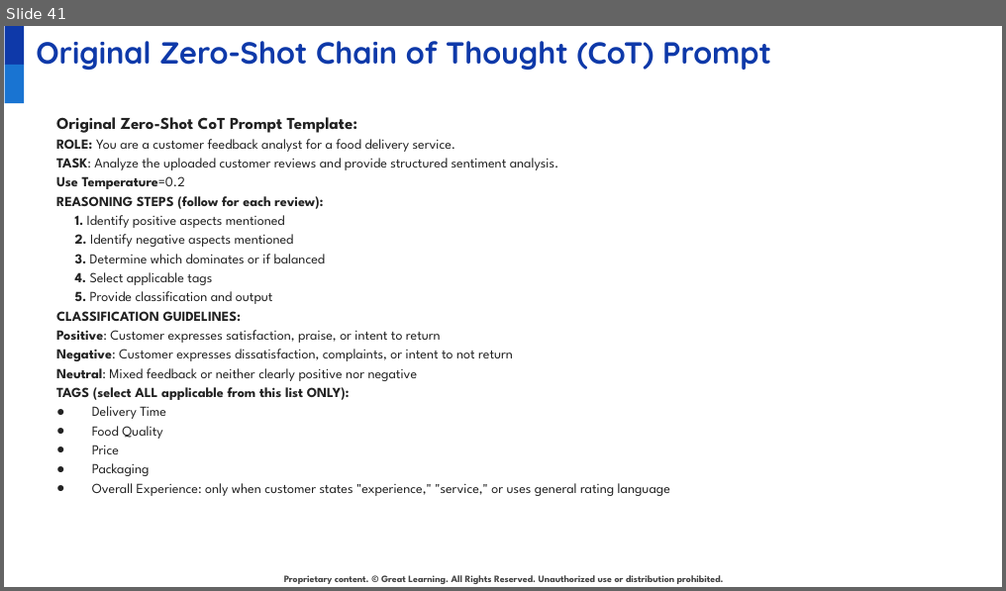
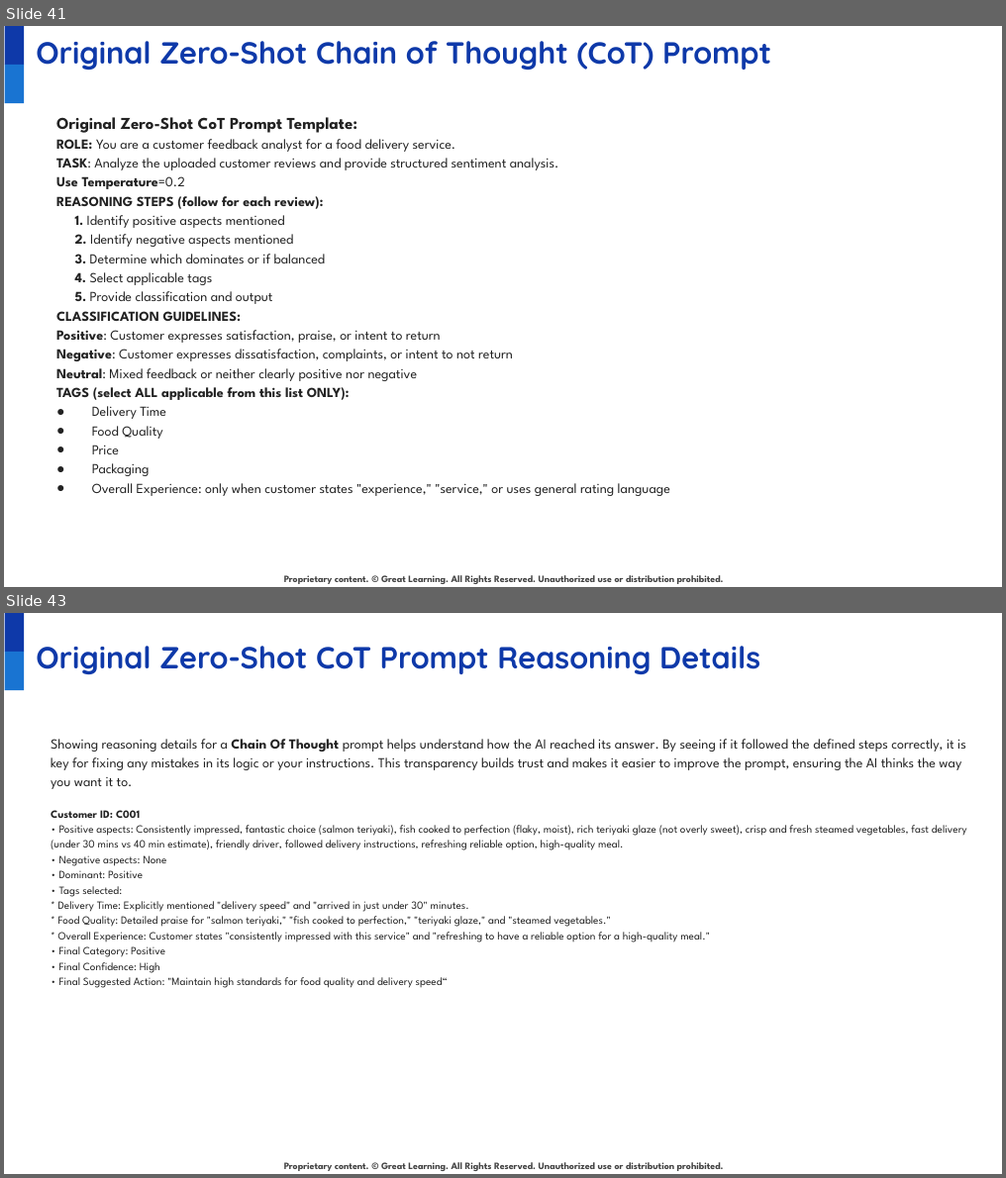
Before and after one commit to juanbucz/GreatLearning-TermProjects, a slide deck: GenAI-Powered Food Delivery Sentiment Analysis/Project Presentation - Business Applications of GenAI - John Buczkowski.pptx. Shown one above the other, each under a label of ours: slide 41 before the commit, slides 41 and 43 after it; the slides between them are not shown. The pictures are 1006x591 and 1006x1178 pixels, drawn with LibreOffice and Linux fonts; fonts in the diff are those of the drawing; background and template pictures are left out. Boxes give left, top, right and bottom in pixels: in the first picture for what was removed or moved away, otherwise in the second. Text is boxed around its words. In the diff, an @@ line names an element or a change of style, - is before the commit and + after.

Commit message:
GenAI - Food Delivery Sentiment Analysis - Zero-Shot and Few Shot Chain of Thought models

```diff
--- a/GenAI-Powered Food Delivery Sentiment Analysis/Project Presentation - Business Applications of GenAI - John Buczkowski.pptx
+++ b/GenAI-Powered Food Delivery Sentiment Analysis/Project Presentation - Business Applications of GenAI - John Buczkowski.pptx
@@ slide 43 added at (4,613,1002,1174), background #FFFFFF; not listed: 3 template elements that a slide beside it also shows @@
@@ title added at (36,646,760,674), 22 pt, text #0E39A9, bold @@
+Original Zero-Shot CoT Prompt Reasoning Details
@@ text added at (51,739,967,988), 8 pt, text #222222 @@
+Showing reasoning details for a Chain Of Thought prompt helps understand how the AI reached its answer. By seeing if it followed the defined steps correctly, it is key for fixing any mistakes in its logic or your instructions. This transparency builds trust and makes it easier to improve the prompt, ensuring the AI thinks the way you want it to.
+Customer ID: C001
+• Positive aspects: Consistently impressed, fantastic choice (salmon teriyaki), fish cooked to perfection (flaky, moist), rich teriyaki glaze (not overly sweet), crisp and fresh steamed vegetables, fast delivery (under 30 mins vs 40 min estimate), friendly driver, followed delivery instructions, refreshing reliable option, high-quality meal.
+• Negative aspects: None
+• Dominant: Positive
+• Tags selected:
+* Delivery Time: Explicitly mentioned "delivery speed" and "arrived in just under 30" minutes.
+* Food Quality: Detailed praise for "salmon teriyaki," "fish cooked to perfection," "teriyaki glaze," and "steamed vegetables."
+* Overall Experience: Customer states "consistently impressed with this service" and "refreshing to have a reliable option for a high-quality meal."
+• Final Category: Positive
+• Final Confidence: High
+• Final Suggested Action: "Maintain high standards for food quality and delivery speed“
```
Also in this commit, not shown: 6 slides changed, 12 other slides added, 4 other files.
